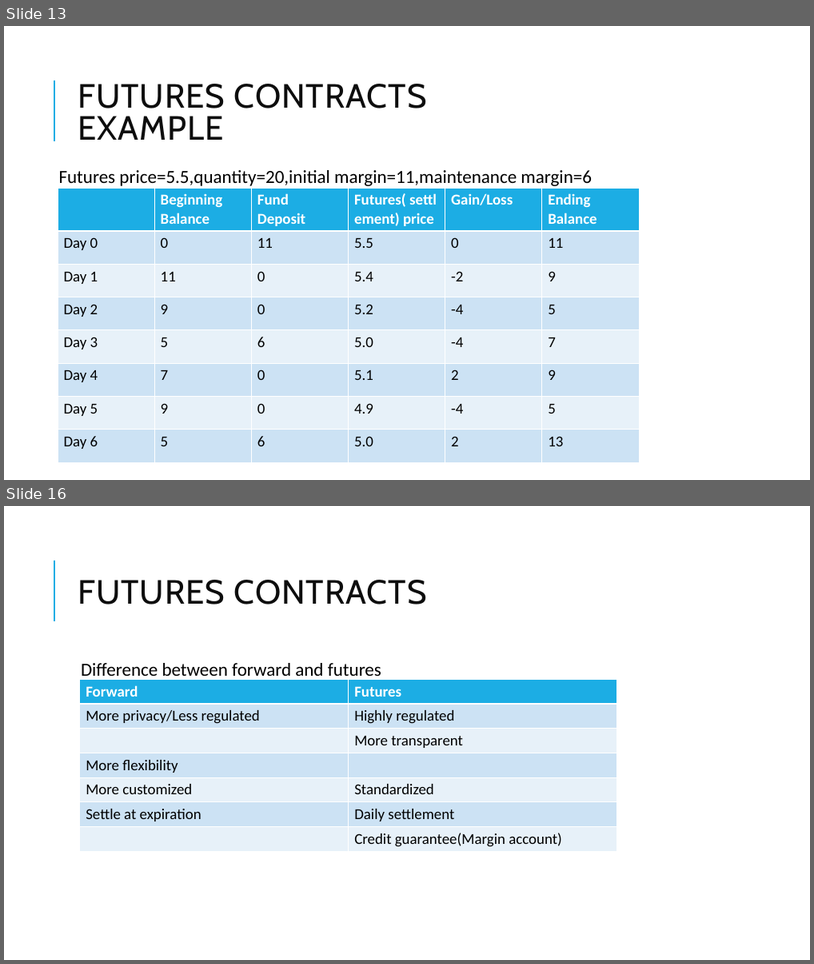
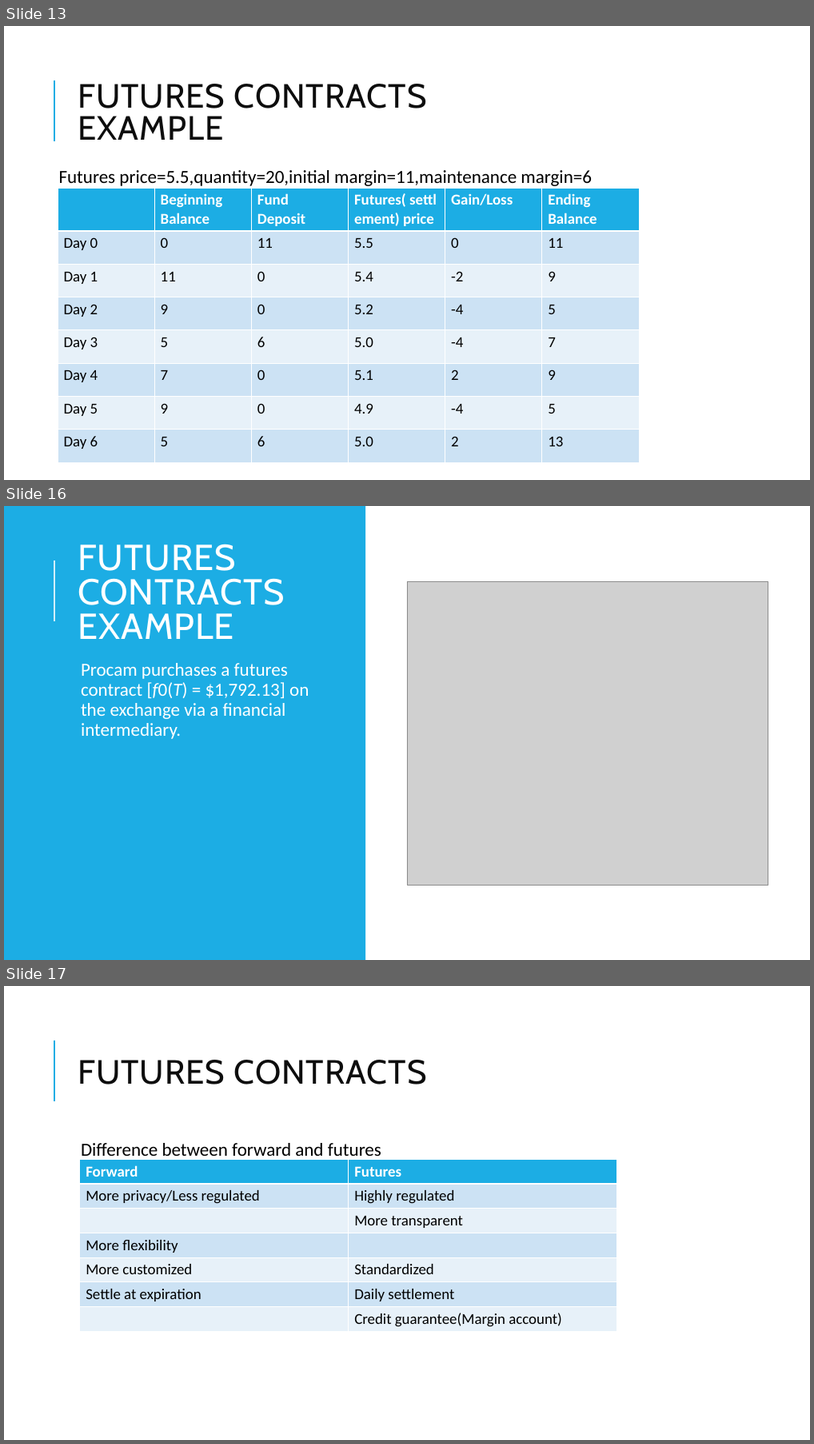
Before and after one commit to Isco0530/data, a slide deck: Derivatives.pptx. Shown one above the other, each under a label of ours: slides 13 and 16 before the commit, slides 13, 16 and 17 after it; the slides between them are not shown. The pictures are 814x964 and 814x1444 pixels, drawn with LibreOffice and Linux fonts; fonts in the diff are those of the drawing; grey boxes stand for pictures. Boxes give left, top, right and bottom in pixels: in the first picture for what was removed or moved away, otherwise in the second. Text is boxed around its words. In the diff, an @@ line names an element or a change of style, - is before the commit and + after.

```diff
--- a/Derivatives.pptx
+++ b/Derivatives.pptx
@@ slide 16 added at [4,506,810,960], background #FFFFFF @@
@@ rectangle added at [4,506,366,960], fill #1CADE4 @@
@@ title added at [78,544,284,639], 43 pt, text #FFFFFF @@
+FUTURES CONTRACTS
+EXAMPLE
@@ line added from (54, 621) to (54, 560), #D2EFFA 1.5 pt @@
@@ picture added at [407,581,769,884] @@
@@ text added at [81,663,309,739], 22 pt, text #FFFFFF @@
+  Procam purchases a futures contract [f0(T) = $1,792.13] on the exchange via a financial intermediary.
@@ what was slide 16 is now slide 17 @@
```
Also in this commit, not shown: 10 slides changed.
